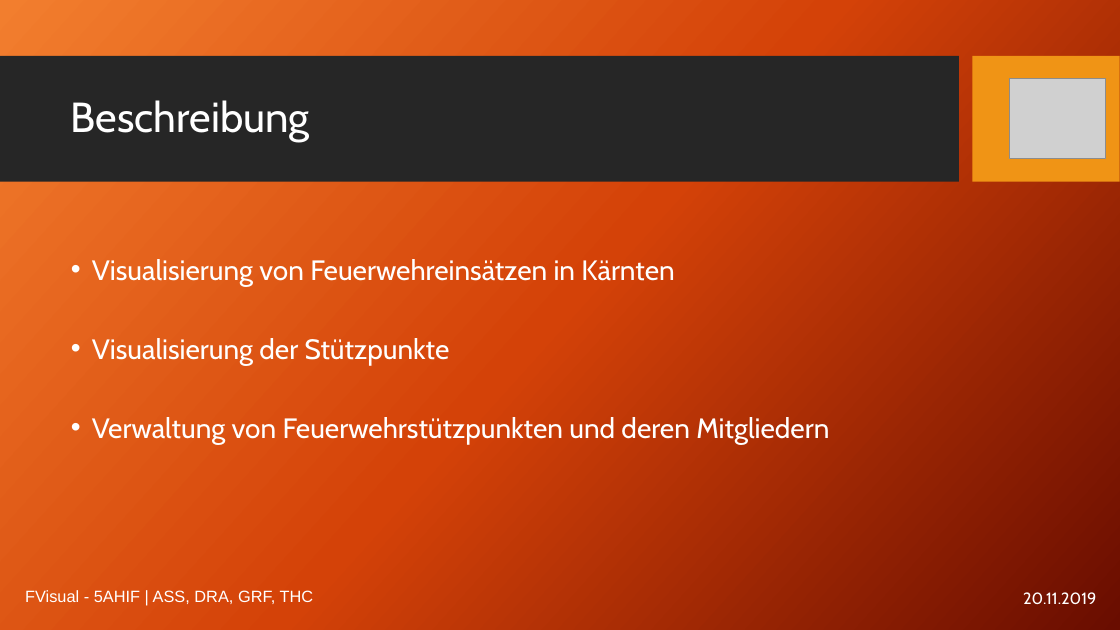
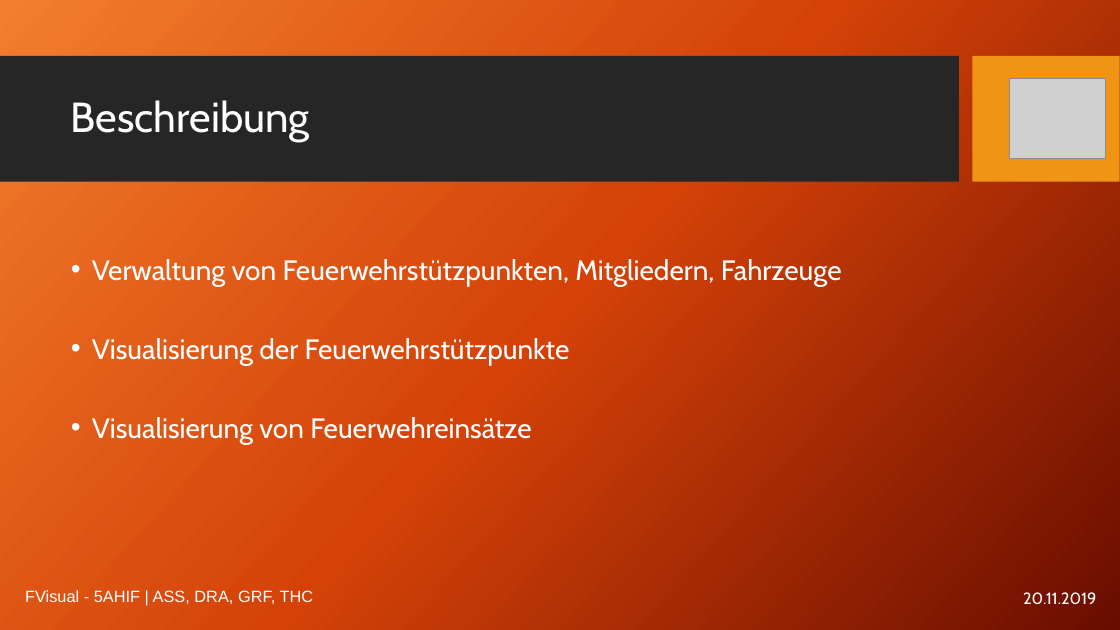
Before and after one commit to htl-thalerc/FVisual, a slide deck: slide 3 of FVisual_Documentation/Präsentationen/FVisual Zwischenpräsentation_1_POS_DBI.pptx. Drawn at 1120x630 pixels with LibreOffice and Linux fonts; fonts in the diff are those of the drawing; grey boxes stand for pictures; background and template pictures are left out. Boxes give left, top, right and bottom in pixels: in the first picture for what was removed or moved away, otherwise in the second. Text is boxed around its words. In the diff, an @@ line names an element or a change of style, - is before the commit and + after.

```diff
--- a/FVisual_Documentation/Präsentationen/FVisual Zwischenpräsentation_1_POS_DBI.pptx
+++ b/FVisual_Documentation/Präsentationen/FVisual Zwischenpräsentation_1_POS_DBI.pptx
@@ text at [92,259,842,444]: text changed @@
-• Visualisierung von Feuerwehreinsätzen in Kärnten
-• Visualisierung der Stützpunkte
-• Verwaltung von Feuerwehrstützpunkten und deren Mitgliedern
+• Verwaltung von Feuerwehrstützpunkten, Mitgliedern, Fahrzeuge
+• Visualisierung der Feuerwehrstützpunkte
+• Visualisierung von Feuerwehreinsätze
```
Also in this commit, not shown: 4 other slides changed, 1 other file.
